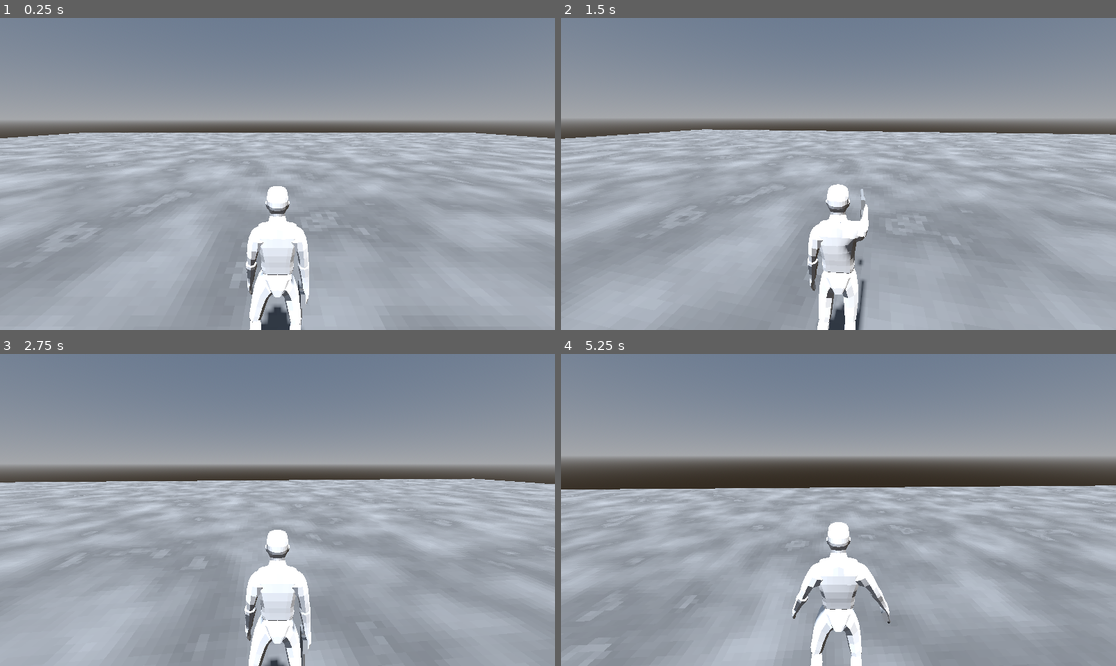
Above: before the commit, frames 1-4 (two rows, left to right).
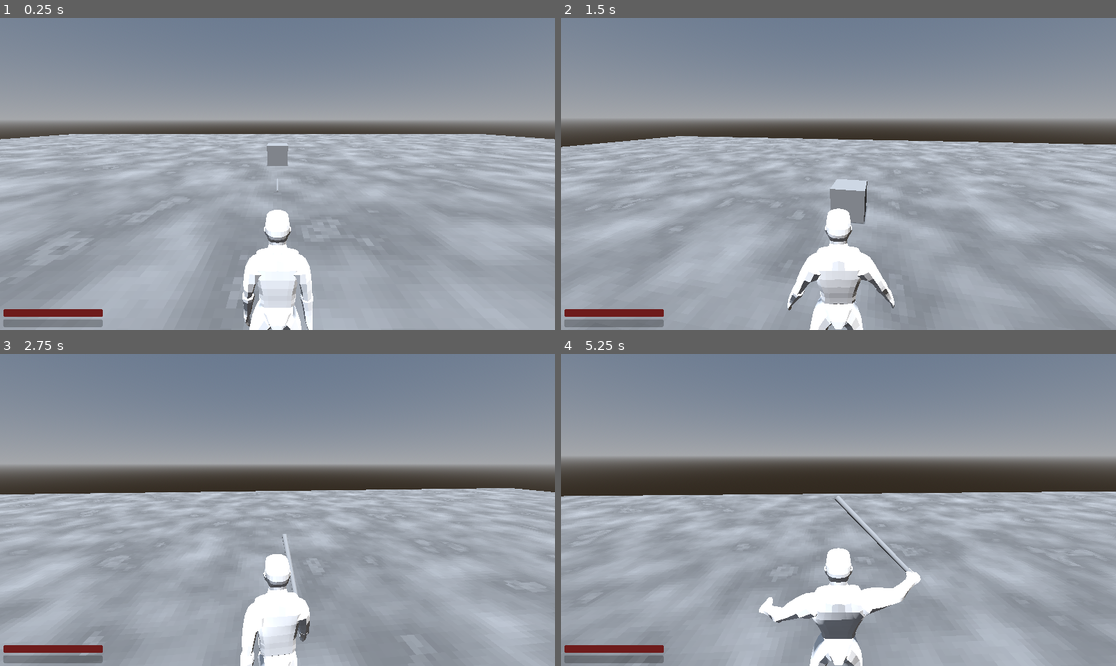
Above: after the commit, the same moments.

Repository: userext122021/godot_rpg_project
Game: Godot game, scene res://main.tscn
The game is run twice, just before and just after one commit, with the same random seed, the same clock (stepped at 60 frames per second) and the same inputs.
Inputs (mouse positions are in pixels of both pictures, inside the frame that each line leads up to):
- Up to frame 1 (0.25 s): no input
- Up to frame 2 (1.5 s): tap Enter at 0.5 s; move the mouse to (866, 174) at 0.52 s; press the mouse at (866, 174) at 0.53 s; hold W (move_forward) from 0.53 s (still down); tap Space (jump) at 0.77, 1.07 s; right-click (866, 174) at 0.8 s; move the mouse to (810, 174) at 1.27 s; release the mouse at (810, 174) at 1.28 s; right-click (810, 174) at 1.35 s
- Up to frame 3 (2.75 s): keep holding W (move_forward); tap Space (jump) at 1.52, 1.82, 2.3 s; tap 1 (item_1, bound only after the commit) at 1.55, 2.1 s; move the mouse to (288, 503) at 2.02 s
- Up to frame 4 (5.25 s): keep holding W (move_forward); move the mouse to (832, 516) at 2.77 s; tap Space (jump) at 2.85, 3.02, 3.32, 3.77, 4.07, 4.52, 4.82 s; click (832, 516) at 3.05 s; move the mouse to (877, 513) at 3.52 s; press the mouse at (877, 513) at 3.53 s; right-click (877, 513) at 3.8 s; tap I (inventory, bound only after the commit) at 4.15 s; move the mouse to (794, 506) at 4.27 s; release the mouse at (794, 506) at 4.28 s; right-click (794, 506) at 4.35 s; tap 1 (item_1, bound only after the commit) at 4.55 s; move the mouse to (844, 510) at 5.02 s; tap E (interact) at 5.1 s

The runs differ from the first frame. In frame 1, 7.9% of the frame differs, in the area x 0-100%, y 36-100%; in frame 2, 17%, in the area x 0-100%, y 35-100%; in frame 3, 16%; in frame 4, 16%.

Commit message:
Добавил пропсы, смену оружия, тестовую сцену для фулл среза рпг

Diff:
--- a/core/entities/base_entity.gd
+++ b/core/entities/base_entity.gd
@@ -13,11 +13,14 @@
 @export var hp:float=20
 @export var max_hp:float=20
 @export var regen_hp_per_second:float=1.0
-@export var weapon:BaseWeapon
+@export var current_weapon:BaseWeapon
 #@export var detection_radius:float=10.0
 @export var friction:float=100
 @export var knockingback_interval:float=0.2
 @export var animation_player:AnimationPlayer
+@export var weapon_marker:Node3D
+@export var mass:float=60
+
 var is_knockingback:bool=false
 var knockback_timer:float=0
 var is_attacking:bool=false
@@ -34,8 +37,8 @@
 	var dir:Vector3=global_position.direction_to(weapon_pos)
 	var angle=atan2(dir.z,dir.x)+PI/2.0
 	dir.y=0
-	velocity.x=-dir.x*knockback_force
-	velocity.z=-dir.z*knockback_force
+	velocity.x=-dir.x*knockback_force/mass
+	velocity.z=-dir.z*knockback_force/mass
 	is_knockingback=true
 	knockback_timer=knockingback_interval
 
@@ -64,11 +67,11 @@
 	return true
 
 func can_attack():
-	if not weapon:
-		return false
-	if is_jumping:
-		return false
-	if weapon.can_attack():
+	if not current_weapon:
+		return false
+	if is_jumping:
+		return false
+	if current_weapon.can_attack():
 		return true
 	return false
 func can_aim():
@@ -89,8 +92,8 @@
 		velocity = velocity.move_toward(Vector3.ZERO, friction * delta)
 		move_and_slide()
 	if is_attacking:
-		if weapon:
-			if not weapon.is_active():
+		if current_weapon:
+			if not current_weapon.is_active():
 				is_attacking=false
 		else:
 			is_attacking=false
@@ -101,8 +104,8 @@
 func _ready() -> void:
 	#var shape:CylinderShape3D=$Area3D/CollisionShape3D.shape
 	#shape.radius=detection_radius
-	if weapon:
-		set_current_weapon(weapon)
+	if current_weapon:
+		set_current_weapon(current_weapon)
 	print("DEBUG: entity init")
 
 func calculate_damage(damage:float,damage_type:String) -> float:
@@ -126,7 +129,7 @@
 
 func attack():
 	if can_attack():
-		weapon.attack()
+		current_weapon.attack()
 		is_attacking=true
 
 
@@ -152,8 +155,8 @@
 	if not animation_player:
 		return
 	if is_attacking:
-		if weapon:
-			if not weapon.is_ranged:
+		if current_weapon:
+			if not current_weapon.is_ranged:
 				play_animation("melee_attack")
 			else:
 				play_animation("shoot")
@@ -190,10 +193,24 @@
 
 func set_current_weapon(w:BaseWeapon):
 	if not w:
-		weapon=null
-		return
-	weapon=w
-	w.owner_body=self
+		current_weapon=null
+		return
+	current_weapon=w
+	current_weapon.owner_body=self
+	if weapon_marker:
+		weapon_marker.add_child(current_weapon)
+	else:
+		add_child(current_weapon)
+	current_weapon.position=current_weapon.start_position
+	current_weapon.rotation=PI*current_weapon.start_rotation/180.0
+	print("DEBUG: weapon_position ",current_weapon.position)
+	print("DEBUG: weapon_rotation ",current_weapon.rotation)
 
 func regen_hp(delta:float):
 	hp+=regen_hp_per_second*delta
+
+func equip_item(item_name:String):
+	pass
+
+func equip_weapon_item(weapon_item_data:PickableData):
+	pass
--- a/core/entities/base_entity.tscn
+++ b/core/entities/base_entity.tscn
@@ -16,3 +16,5 @@
 [node name="MeshInstance3D" type="MeshInstance3D" parent="."]
 transform = Transform3D(1, 0, 0, 0, 1, 0, 0, 0, 1, 0, 1, 0)
 mesh = SubResource("CapsuleMesh_27fdg")
+
+[node name="Equipped" type="Node3D" parent="."]
--- a/core/entities/base_player/base_player.gd
+++ b/core/entities/base_player/base_player.gd
@@ -45,10 +45,12 @@
 	else:
 		is_running=false
 		speed=walking_speed
+	if Input.is_action_just_pressed("inventory"):
+		show_inventory()
 
 	if Input.is_action_pressed("block"):
-		if weapon:
-			if weapon.is_ranged:
+		if current_weapon:
+			if current_weapon.is_ranged:
 				is_aiming=true
 			else:
 				is_blocking=true
@@ -108,3 +110,25 @@
 	i.interact(self)
 	is_interacting=true
 	pass
+
+func show_inventory():
+	print($Inventory.items)
+
+func equip_item(item_name:String):
+	var obj=inventory.get_node_by_item_name(item_name)
+	if not obj:
+		return
+	var d:PickableData=inventory.get_item_data(item_name)
+	if not d:
+		return
+	if d.pickable_category=="weapon":
+		equip_weapon_item(d)
+
+func equip_weapon_item(weapon_item_data:PickableData):
+	if not weapon_item_data.scene:
+		return
+	if current_weapon:
+		current_weapon.queue_free()
+	var w:BaseWeapon=weapon_item_data.scene.instantiate()
+	set_current_weapon(w)
+	print("DEUG: equip weapon data ",weapon_item_data.pickable_name)
--- a/core/entities/inventory/inventory.gd
+++ b/core/entities/inventory/inventory.gd
@@ -84,3 +84,13 @@
 	if not d:
 		return false
 	return d.is_usable
+
+func get_node_by_item_name(item_name:String) -> Node3D:
+	if not has_item(item_name):
+		return null
+	var d:PickableData=get_item_data(item_name)
+	if not d:
+		return null
+	if not d.scene:
+		return null
+	return d.scene.instantiate()
--- a/core/pickable/base_pickable.gd
+++ b/core/pickable/base_pickable.gd
@@ -12,7 +12,6 @@
 func _ready() -> void:
 	$Area3D/CollisionShape3D.shape.radius=radius
 
-
 func _on_area_3d_body_entered(body: Node3D) -> void:
 	if body.has_node("Inventory"):
 		var inv:Inventory=body.get_node("Inventory")
--- a/core/pickable/pickable_data.gd
+++ b/core/pickable/pickable_data.gd
@@ -5,3 +5,4 @@
 @export var pickable_name:String="unknown_pickable"
 @export var pickable_category:String="unknown_pickable_category"
 @export var is_usable:bool=true
+@export var scene:PackedScene
--- /dev/null
+++ b/core/props/base_static_prop.gd
@@ -0,0 +1,33 @@
+extends StaticBody3D
+class_name BaseStaticProp
+
+@onready var collision:CollisionShape3D=$CollisionShape3D
+@export var prop_name:String="base_static_prop"
+@export var prop_category="base_static_prop_category"
+@export var hp:float=10
+@export var size:Vector3
+
+func _ready() -> void:
+	init_prop()
+
+func init_prop():
+	var box:BoxShape3D=$CollisionShape3D.shape
+	box.size=size
+
+func calculate_damage(damage:float,damage_type:String) -> float:
+	return damage
+
+
+func take_hit(damage:float,damage_type:String,knockback_force:float,weapon_pos:Vector3):
+	var final_damage:float=calculate_damage(damage,damage_type)
+
+	hp-=final_damage
+
+	print("DEBUG: prop ",prop_name," taking hit. ",str(hp)," remains")
+	if hp<=0:
+		destroy()
+
+
+func destroy():
+	print("DEBUG: prop ",prop_name," destroying")
+	queue_free()
--- /dev/null
+++ b/core/props/base_static_prop.tscn
@@ -0,0 +1,19 @@
+[gd_scene load_steps=4 format=3 uid="uid://chwmg3fbdtf16"]
+
+[ext_resource type="Script" uid="uid://cky8nf31n3mos" path="res://core/props/base_static_prop.gd" id="1_f063e"]
+
+[sub_resource type="BoxShape3D" id="BoxShape3D_1c7pd"]
+
+[sub_resource type="BoxMesh" id="BoxMesh_1c7pd"]
+
+[node name="BaseStaticProp" type="StaticBody3D"]
+script = ExtResource("1_f063e")
+size = Vector3(1, 1, 1)
+
+[node name="CollisionShape3D" type="CollisionShape3D" parent="."]
+transform = Transform3D(1, 0, 0, 0, 1, 0, 0, 0, 1, 0, 0.5, 0)
+shape = SubResource("BoxShape3D_1c7pd")
+
+[node name="MeshInstance3D" type="MeshInstance3D" parent="."]
+transform = Transform3D(1, 0, 0, 0, 1, 0, 0, 0, 1, 0, 0.5, 0)
+mesh = SubResource("BoxMesh_1c7pd")
--- a/core/ui/ui.tscn
+++ b/core/ui/ui.tscn
@@ -8,6 +8,18 @@
 content_margin_right = 2.0
 content_margin_bottom = 2.0
 bg_color = Color(0.43, 0.1075, 0.1075, 1)
+corner_radius_top_left = 6
+corner_radius_top_right = 6
+corner_radius_bottom_right = 6
+corner_radius_bottom_left = 6
+corner_detail = 6
+
+[sub_resource type="StyleBoxFlat" id="StyleBoxFlat_go6ch"]
+content_margin_left = 2.0
+content_margin_top = 2.0
+content_margin_right = 2.0
+content_margin_bottom = 2.0
+bg_color = Color(0.1075, 0.30099997, 0.43, 1)
 corner_radius_top_left = 6
 corner_radius_top_right = 6
 corner_radius_bottom_right = 6
@@ -26,9 +38,18 @@
 
 [node name="HpProgressBar" type="ProgressBar" parent="."]
 layout_mode = 0
-offset_left = 10.0
-offset_top = 1042.0
-offset_right = 354.0
-offset_bottom = 1069.0
+offset_left = 12.0
+offset_top = 1008.0
+offset_right = 356.0
+offset_bottom = 1035.0
 theme_override_styles/fill = SubResource("StyleBoxFlat_gje2l")
 show_percentage = false
+
+[node name="StaminaProgressBar" type="ProgressBar" parent="."]
+layout_mode = 0
+offset_left = 11.0
+offset_top = 1043.0
+offset_right = 355.0
+offset_bottom = 1070.0
+theme_override_styles/fill = SubResource("StyleBoxFlat_go6ch")
+show_percentage = false
--- a/core/weapon/base_weapon.gd
+++ b/core/weapon/base_weapon.gd
@@ -16,6 +16,8 @@
 @export var is_ranged:bool=false
 @export var data:WeaponData
 @export var range:float=1.0
+@export var start_position:Vector3
+@export var start_rotation:Vector3
 
 var prep_timer:float=0
 var attack_timer:float=0
@@ -60,7 +62,7 @@
 	if is_attacking:
 		attack_timer-=delta
 		if $RayCast3D.is_colliding():
-			print("DEBUG: is colliding ",Time.get_ticks_msec())
+			#print("DEBUG: is colliding ",Time.get_ticks_msec())
 			if try_to_hit($RayCast3D.get_collider()):
 				is_attacking=false
 				is_cooldown=true
--- a/core/weapon/weapon_data.gd
+++ b/core/weapon/weapon_data.gd
@@ -10,3 +10,5 @@
 @export var attacking_interval:float=0.5
 @export var cooldown_interval:float=0.5
 @export var range:float=1.0
+@export var start_position:Vector3
+@export var start_rotation:Vector3
--- a/main.tscn
+++ b/main.tscn
@@ -1,7 +1,7 @@
 [gd_scene load_steps=2 format=3 uid="uid://dvvaed3c54v03"]
 
-[ext_resource type="PackedScene" uid="uid://bquw73h6yl6c2" path="res://test/test_animation/test_animation1/test_animation_1.tscn" id="1_ig7tw"]
+[ext_resource type="PackedScene" uid="uid://ddiovva0jgiuw" path="res://test/test_minimal_rpg/test_minimal_rpg.tscn" id="1_ig7tw"]
 
 [node name="Main" type="Node"]
 
-[node name="TestAnimation1" parent="." instance=ExtResource("1_ig7tw")]
+[node name="TestMinimalRpg" parent="." instance=ExtResource("1_ig7tw")]
--- a/project.godot
+++ b/project.godot
@@ -67,14 +67,19 @@
 "events": [Object(InputEventKey,"resource_local_to_scene":false,"resource_name":"","device":-1,"window_id":0,"alt_press …(192 unchanged characters)…
 ]
 }
-select_item_1={
+item_1={
 "deadzone": 0.2,
 "events": [Object(InputEventKey,"resource_local_to_scene":false,"resource_name":"","device":-1,"window_id":0,"alt_press …(191 unchanged characters)…
 ]
 }
-select_item_2={
+item_2={
 "deadzone": 0.2,
 "events": [Object(InputEventKey,"resource_local_to_scene":false,"resource_name":"","device":-1,"window_id":0,"alt_press …(191 unchanged characters)…
+]
+}
+inventory={
+"deadzone": 0.2,
+"events": [Object(InputEventKey,"resource_local_to_scene":false,"resource_name":"","device":-1,"window_id":0,"alt_pressed":false,"shift_pressed":false,"ctrl_pressed":false,"meta_pressed":false,"pressed":false,"keycode":0,"physical_keycode":73,"key_label":0,"unicode":105,"location":0,"echo":false,"script":null)
 ]
 }
 
--- /dev/null
+++ b/test/test_minimal_rpg/test_box.tscn
@@ -0,0 +1,5 @@
+[gd_scene load_steps=2 format=3 uid="uid://di1mvcysmphut"]
+
+[ext_resource type="PackedScene" uid="uid://chwmg3fbdtf16" path="res://core/props/base_static_prop.tscn" id="1_6wif8"]
+
+[node name="TestBox" instance=ExtResource("1_6wif8")]
--- /dev/null
+++ b/test/test_minimal_rpg/test_club.tscn
@@ -0,0 +1,6 @@
+[gd_scene load_steps=2 format=3 uid="uid://ckm3nvfw4wjko"]
+
+[ext_resource type="PackedScene" uid="uid://cf11hx406ss10" path="res://core/weapon/base_weapon.tscn" id="1_vvx2p"]
+
+[node name="TestClub" instance=ExtResource("1_vvx2p")]
+start_rotation = Vector3(0, -180, 0)
--- /dev/null
+++ b/test/test_minimal_rpg/test_minimal_rpg.tscn
@@ -0,0 +1,16 @@
+[gd_scene load_steps=5 format=3 uid="uid://ddiovva0jgiuw"]
+
+[ext_resource type="PackedScene" uid="uid://6hs4q7gqlkvo" path="res://test/base_test_scene/base_test_scene.tscn" id="1_g06he"]
+[ext_resource type="PackedScene" uid="uid://jn2q226dfcee" path="res://test/test_minimal_rpg/test_player.tscn" id="2_u6f5l"]
+[ext_resource type="PackedScene" uid="uid://due16jv3sattp" path="res://test/test_minimal_rpg/test_pickable_weapon.tscn" id="3_3i4j4"]
+[ext_resource type="PackedScene" uid="uid://di1mvcysmphut" path="res://test/test_minimal_rpg/test_box.tscn" id="4_hcvv5"]
+
+[node name="TestMinimalRpg" instance=ExtResource("1_g06he")]
+
+[node name="TestPlayer" parent="." index="3" instance=ExtResource("2_u6f5l")]
+
+[node name="TestPickableWeapon" parent="." index="4" instance=ExtResource("3_3i4j4")]
+transform = Transform3D(1, 0, 0, 0, 1, 0, 0, 0, 1, 0, 0, -4)
+
+[node name="TestBox" parent="." index="5" instance=ExtResource("4_hcvv5")]
+transform = Transform3D(1, 0, 0, 0, 1, 0, 0, 0, 1, 0, 0, -9)
--- /dev/null
+++ b/test/test_minimal_rpg/test_pickable_weapon.tscn
@@ -0,0 +1,23 @@
+[gd_scene load_steps=5 format=3 uid="uid://due16jv3sattp"]
+
+[ext_resource type="PackedScene" uid="uid://dyj5ecitscci1" path="res://core/pickable/base_pickable.tscn" id="1_ul4j0"]
+[ext_resource type="PackedScene" uid="uid://ckm3nvfw4wjko" path="res://test/test_minimal_rpg/test_club.tscn" id="2_slher"]
+[ext_resource type="Script" uid="uid://blap7mvsuddfp" path="res://core/pickable/pickable_data.gd" id="3_gfaeo"]
+
+[sub_resource type="Resource" id="Resource_ttvxm"]
+script = ExtResource("3_gfaeo")
+pickable_name = "test_club"
+pickable_category = "weapon"
+scene = ExtResource("2_slher")
+metadata/_custom_type_script = "uid://blap7mvsuddfp"
+
+[node name="TestPickableWeapon" instance=ExtResource("1_ul4j0")]
+pickable_name = "test_club"
+pickable_category = "weapon"
+data = SubResource("Resource_ttvxm")
+
+[node name="MeshInstance3D" parent="." index="0"]
+visible = false
+
+[node name="TestClub" parent="." index="2" instance=ExtResource("2_slher")]
+transform = Transform3D(1, 0, 0, 0, 1, 0, 0, 0, 1, 0, 0.5, 0.5)
--- /dev/null
+++ b/test/test_minimal_rpg/test_player.gd
@@ -0,0 +1,9 @@
+extends BasePlayer
+
+
+func  _physics_process(delta):
+	super._physics_process(delta)
+	if Input.is_action_just_pressed("item_1"):
+		#print(inventory.get_node_by_item_name("test_club"))
+		equip_item("test_club")
+	update_animation()
--- /dev/null
+++ b/test/test_minimal_rpg/test_player.tscn
@@ -0,0 +1,25 @@
+[gd_scene load_steps=5 format=3 uid="uid://jn2q226dfcee"]
+
+[ext_resource type="PackedScene" uid="uid://nfkq1v6rhxve" path="res://core/entities/base_player/base_player.tscn" id="1_gq2f2"]
+[ext_resource type="Script" uid="uid://ruth1pxtdoq3" path="res://test/test_minimal_rpg/test_player.gd" id="2_438cw"]
+[ext_resource type="PackedScene" uid="uid://cbdnrebmqak8t" path="res://core/ui/ui.tscn" id="2_tk6rn"]
+[ext_resource type="PackedScene" uid="uid://csj6qu5yhrw8c" path="res://assets/models/test_human_animated/base_human_animated.glb" id="3_30jla"]
+
+[node name="TestPlayer" node_paths=PackedStringArray("animation_player", "weapon_marker") instance=ExtResource("1_gq2f2")]
+script = ExtResource("2_438cw")
+animation_player = NodePath("base_human_animated/AnimationPlayer")
+weapon_marker = NodePath("base_human_animated/Armature/Skeleton3D/hand_r/weapon_marker")
+
+[node name="MeshInstance3D" parent="." index="1"]
+visible = false
+
+[node name="Camera3D" parent="." index="2"]
+transform = Transform3D(1, 0, 0, 0, 0.9659259, 0.25881907, 0, -0.25881907, 0.9659258, 0, 2.2, 1.2)
+
+[node name="Ui" parent="." index="5" node_paths=PackedStringArray("player_body") instance=ExtResource("2_tk6rn")]
+player_body = NodePath("..")
+
+[node name="base_human_animated" parent="." index="6" instance=ExtResource("3_30jla")]
+transform = Transform3D(-1, 0, -8.742278e-08, 0, 1, 0, 8.742278e-08, 0, -1, 0, 0, 0)
+
+[editable path="base_human_animated"]
--- /dev/null
+++ b/test/test_minimal_rpg/test_workbench.tscn
@@ -0,0 +1,3 @@
+[gd_scene format=3 uid="uid://disu05ij4qs8a"]
+
+[node name="TestWorkbench" type="StaticBody3D"]
Not shown, added: assets/models/test_human_animated/base_human_animated.blend.import
Binary file added: assets/models/test_human_animated/base_human_animated.glb
Not shown, added: assets/models/test_human_animated/base_human_animated.glb.import
Not shown, added: core/props/base_static_prop.gd.uid
Not shown: 1 places in core/ui/ui.tscn that only renumber resources
Not shown, added: test/test_minimal_rpg/test_player.gd.uid
Not shown, added: assets/models/test_human_animated/base_human_animated.blend
Not shown, added: test/test_minimal_rpg/TODO.md
